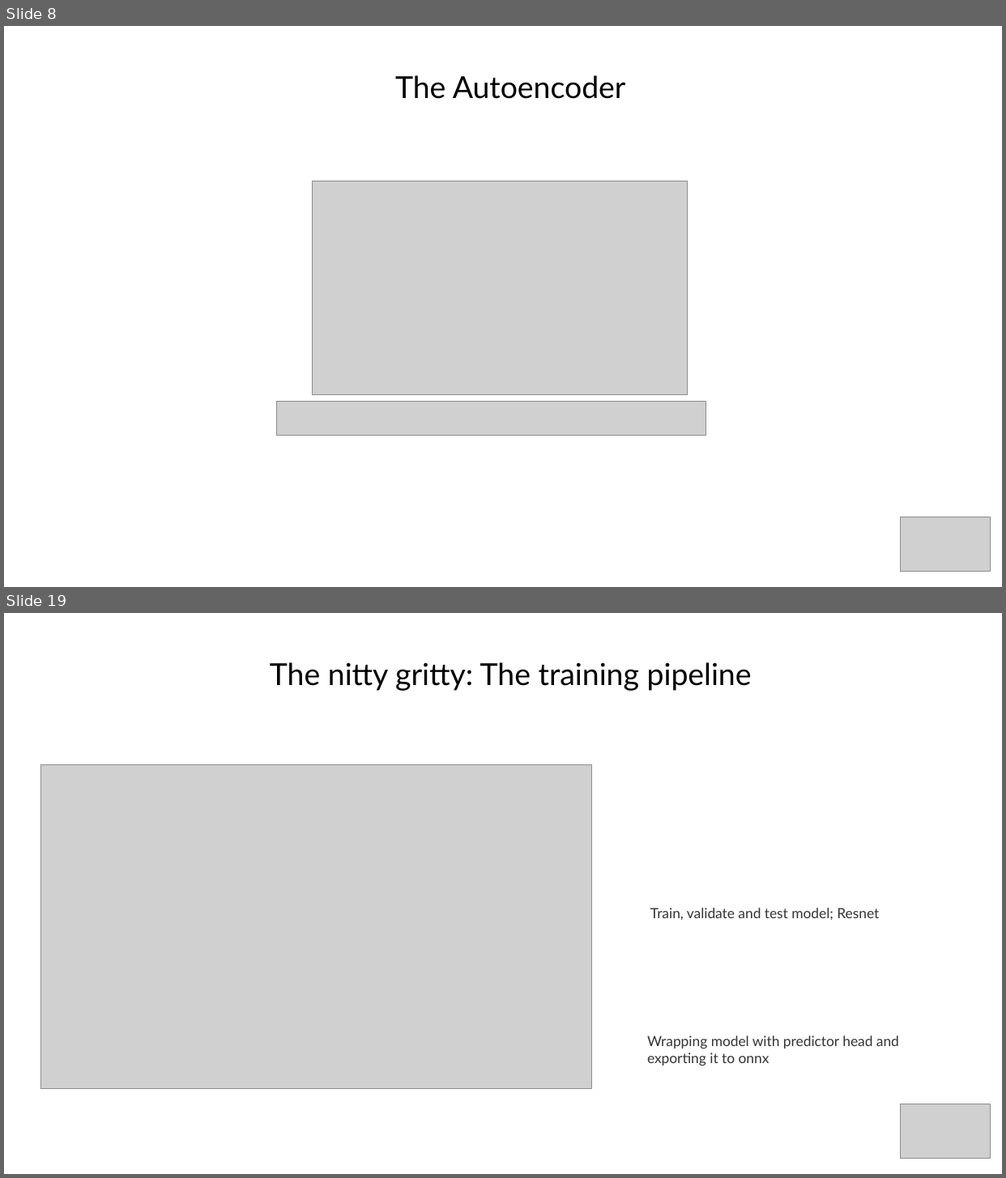
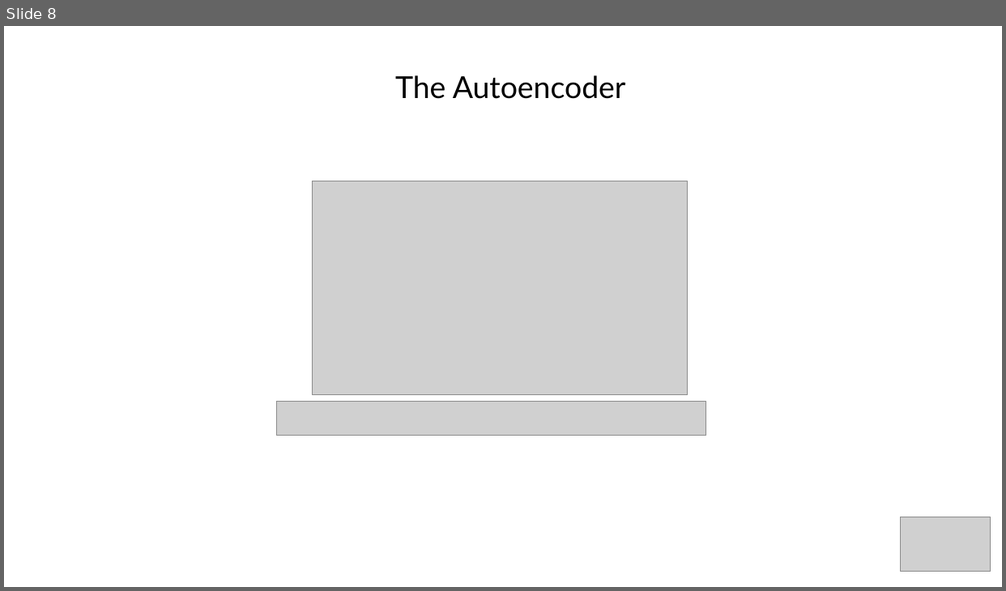
Before and after one commit to akinwilson/heed, a slide deck: representation-learning.odp. Shown one above the other, each under a label of ours: slides 8 and 19 before the commit, slide 8 after it; the slides between them are not shown. The pictures are 1006x1178 and 1006x591 pixels, drawn with LibreOffice and Linux fonts; fonts in the diff are those of the drawing; grey boxes stand for pictures. Boxes give left, top, right and bottom in pixels: in the first picture for what was removed or moved away, otherwise in the second. Text is boxed around its words. In the diff, an @@ line names an element or a change of style, - is before the commit and + after.

```diff
--- a/representation-learning.odp
+++ b/representation-learning.odp
@@ slide 19 removed at (4, 613, 1002, 1174), background #FFFFFF @@
@@ title removed at (270, 662, 752, 691) @@
-The nitty gritty: The training pipeline
@@ picture removed at (40, 765, 591, 1088) @@
@@ title removed at (650, 908, 879, 920) @@
-Train, validate and test model; Resnet
@@ title removed at (647, 1036, 899, 1066) @@
-Wrapping model with predictor head and exporting it to onnx
@@ picture removed at (901, 1104, 991, 1159) @@
```
Also in this commit, not shown: 10 slides added, 14 other slides removed, 6 other files.
